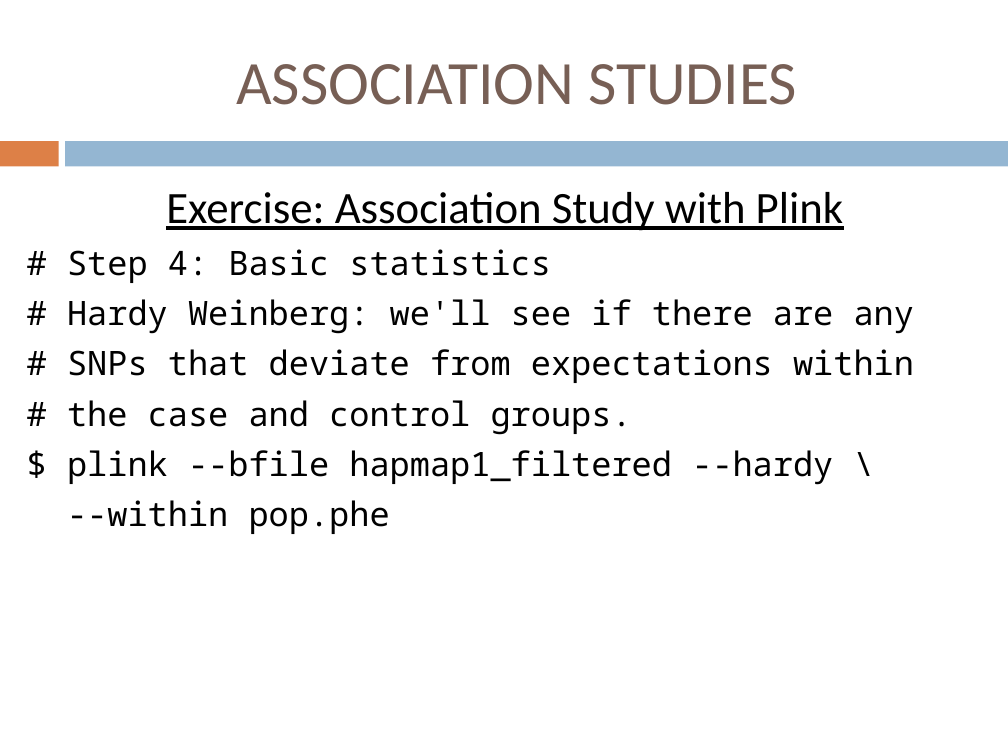
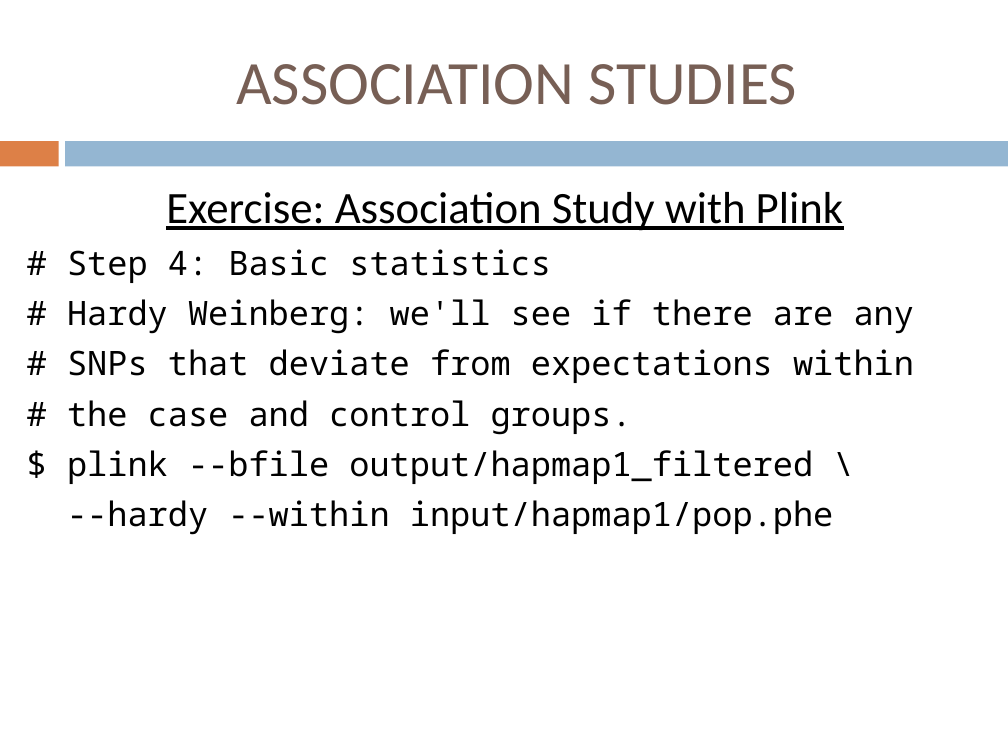
Before and after one commit to jdidion/OpenBioinformaticsWorkshops, a slide deck: slide 32 of development/AdvancedDNASeq/slides/Part5_PopGenAssn.pptx. Drawn at 1008x756 pixels with LibreOffice and Linux fonts; fonts in the diff are those of the drawing. Boxes give left, top, right and bottom in pixels: in the first picture for what was removed or moved away, otherwise in the second. Text is boxed around its words. In the diff, an @@ line names an element or a change of style, - is before the commit and + after.

```diff
--- a/development/AdvancedDNASeq/slides/Part5_PopGenAssn.pptx
+++ b/development/AdvancedDNASeq/slides/Part5_PopGenAssn.pptx
@@ text at [67,450,834,535]: text changed @@
-$ plink --bfile hapmap1_filtered --hardy \
---within pop.phe
+$ plink --bfile output/hapmap1_filtered \
+--hardy --within input/hapmap1/pop.phe
```
Also in this commit, not shown: 17 other slides changed, 3 other files.
